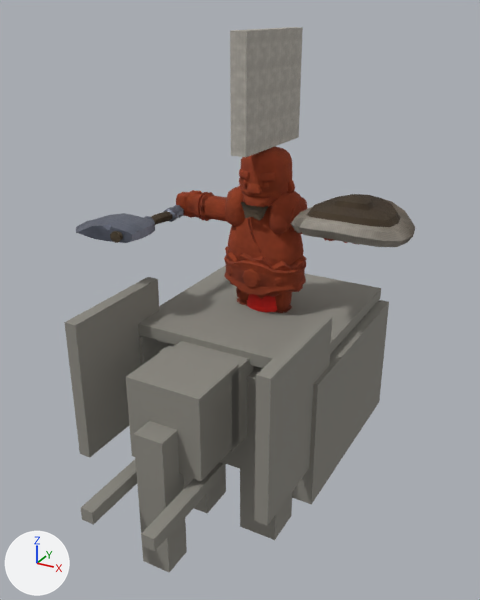
The glTF model csharp/Unciv.Godot/Packs/units/models/unit/African Forest Elephant.glb, before and after one commit.
Rendered twice from a camera (50 mm lens) standing at (1.04, -2.08, 1.83) and looking at (0.02, -0.23, 0.9). Every picture has the same lights, and +X, +Y and +Z are marked at lower left. The picture after the commit comes second. Where no turn or scale is listed for an object, it has been applied to the vertices. Vertices at exactly the same position are counted once.

Names of what the first picture shows: '1H_Axe', 'Barbarian_Round_Shield', 'HorseMesh', 'Warrior'.
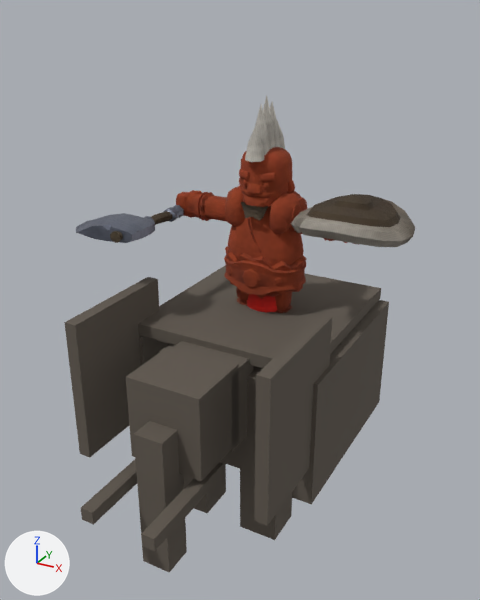
What changed in the scene script:
```text
Change mat_horse:
    mat_horse.base_color: (0.26, 0.25, 0.22) -> (0.12, 0.1, 0.08)  # grey #8b8981 -> brown #615950
Change me_mesh_skinned:
    used by ob_warrior; location = (0.0, 0.0, 0.698)
    remove me_mesh_skinned.from_pydata(...)  # 2389 vertices, 4401 faces; spans x -0.379..0.379, y -0.203..0.206, z 0.0..1.072
    add me_mesh_skinned.from_pydata(...)  # 2451 vertices, 4509 faces; spans x -0.379..0.379, y -0.123..0.117, z 0.0..0.869
    me_mesh_skinned part 1: a new loose piece of 14 vertices spanning x -0.03..0.03, y 0.0..0.068, z 0.664..0.846, in mat_teamcolor
    me_mesh_skinned part 2: a new loose piece of 14 vertices spanning x -0.03..0.03, y -0.041..0.027, z 0.664..0.869, in mat_teamcolor
    me_mesh_skinned part 3: a new loose piece of 14 vertices spanning x -0.03..0.03, y -0.082..-0.013, z 0.664..0.846, in mat_teamcolor
    me_mesh_skinned part 4: a new loose piece of 14 vertices spanning x -0.03..0.03, y -0.123..-0.054, z 0.664..0.777, in mat_teamcolor
    me_mesh_skinned part 5
    6 vertices are removed from x -0.028..0.028, y -0.203..0.206, z 0.697..1.072
    12 faces are deleted
    2 vertices move from x -0.028..0.028, y 0.206, z 0.697 to x 0.0..0.03, y 0.041..0.092, z 0.664
    12 vertices are added at x -0.03..0.03, y 0.051..0.109, z 0.664..0.777
    24 new faces join them, mat_teamcolor
```

Boxes (x1, y1, x2, y2) around the edits, measured in the pictures (480 x 600 px):
'HorseMesh', recoloured (darker)
    both: (64, 265, 389, 572)
'Warrior', reshaped (24% shorter)
    before: (176, 27, 359, 313)
    after: (176, 95, 359, 313)
part 1 of me_mesh_skinned, added (mostly hidden)
    after: (270, 102, 280, 147)
part 2 of me_mesh_skinned, added
    after: (263, 95, 275, 149)
part 3 of me_mesh_skinned, added
    after: (255, 104, 270, 155)
part 4 of me_mesh_skinned, added
    after: (245, 127, 265, 162)
part 5 of me_mesh_skinned, cut back
    before: (230, 27, 303, 157)
    after: (277, 121, 285, 149)
